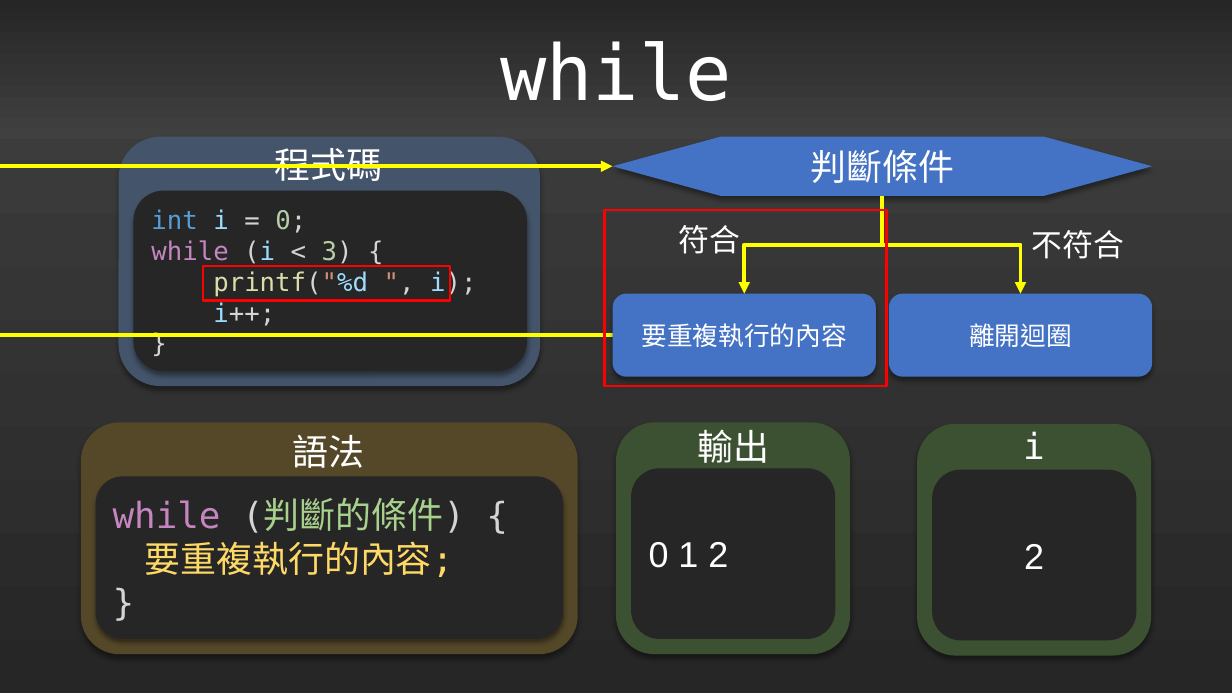
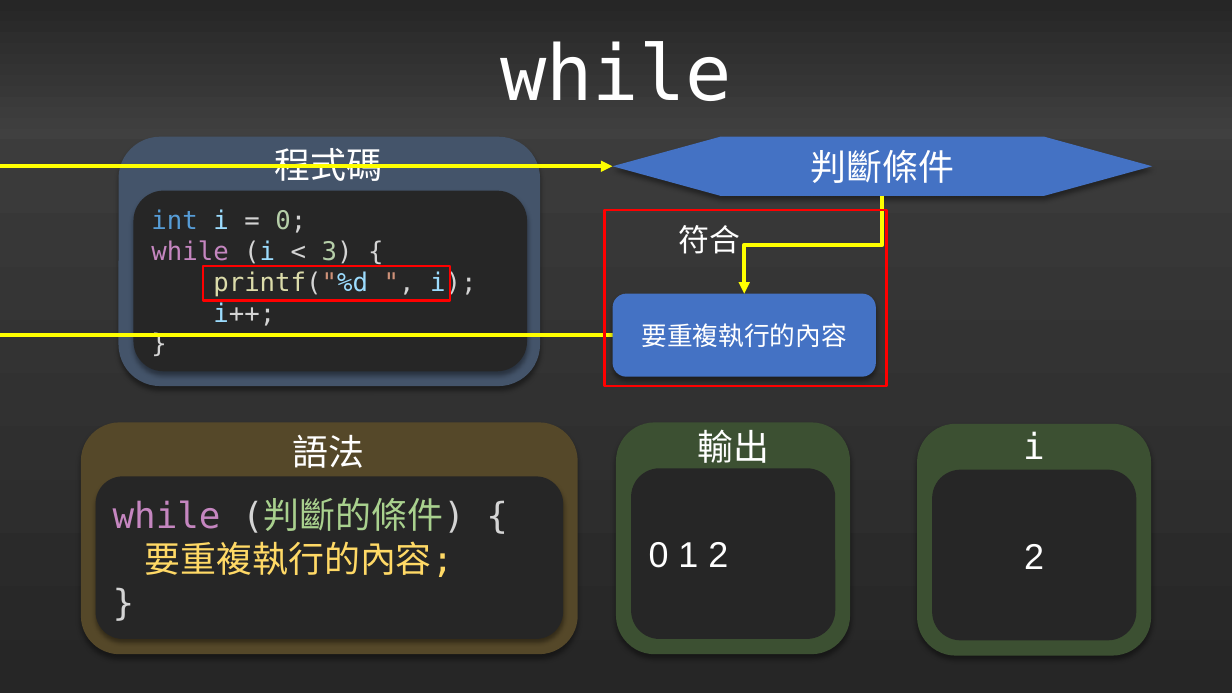
Before and after one commit to liuutin9/liuutin9.github.io, a slide deck: slide 67 of Shared-Files/電機營C語言Day2.pptx. Drawn at 1232x693 pixels with LibreOffice and Linux fonts; fonts in the diff are those of the drawing. Boxes give left, top, right and bottom in pixels: in the first picture for what was removed or moved away, otherwise in the second. Text is boxed around its words. In the diff, an @@ line names an element or a change of style, - is before the commit and + after.

```diff
--- a/Shared-Files/電機營C語言Day2.pptx
+++ b/Shared-Files/電機營C語言Day2.pptx
@@ elbow arrow removed from (883, 196) to (1020, 294) @@
@@ text removed at (1032, 230, 1124, 259) @@
-不符合
@@ rounded rectangle removed at (889, 294, 1153, 377) @@
-離開迴圈
```
Also in this commit, not shown: 29 other slides changed, 24 slides added, 15 slides removed.
